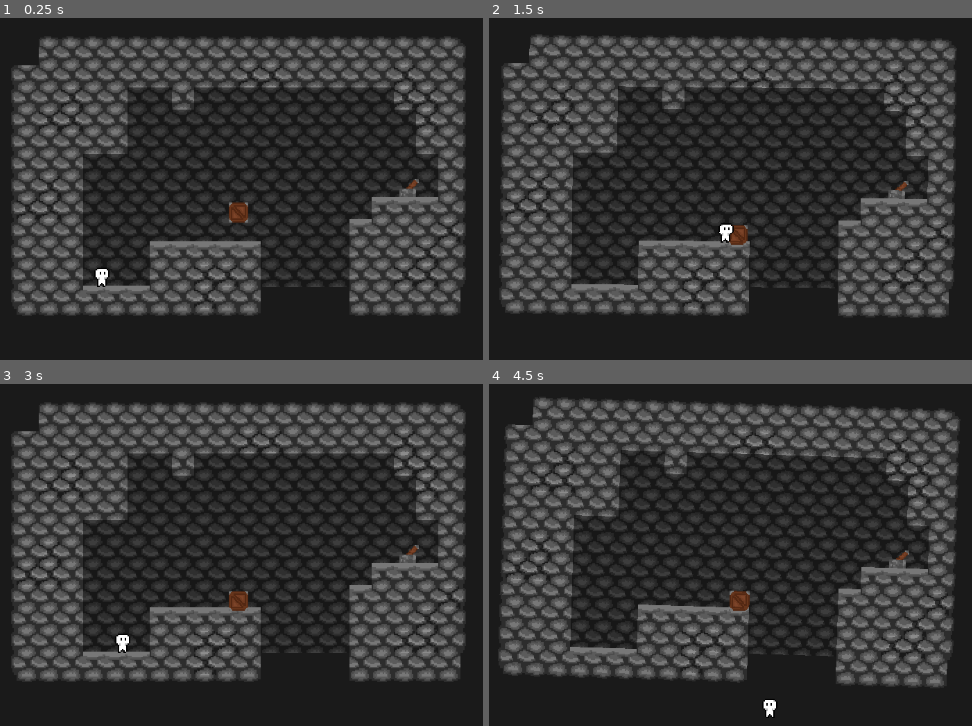
Above: before the commit, frames 1-4 (two rows, left to right).
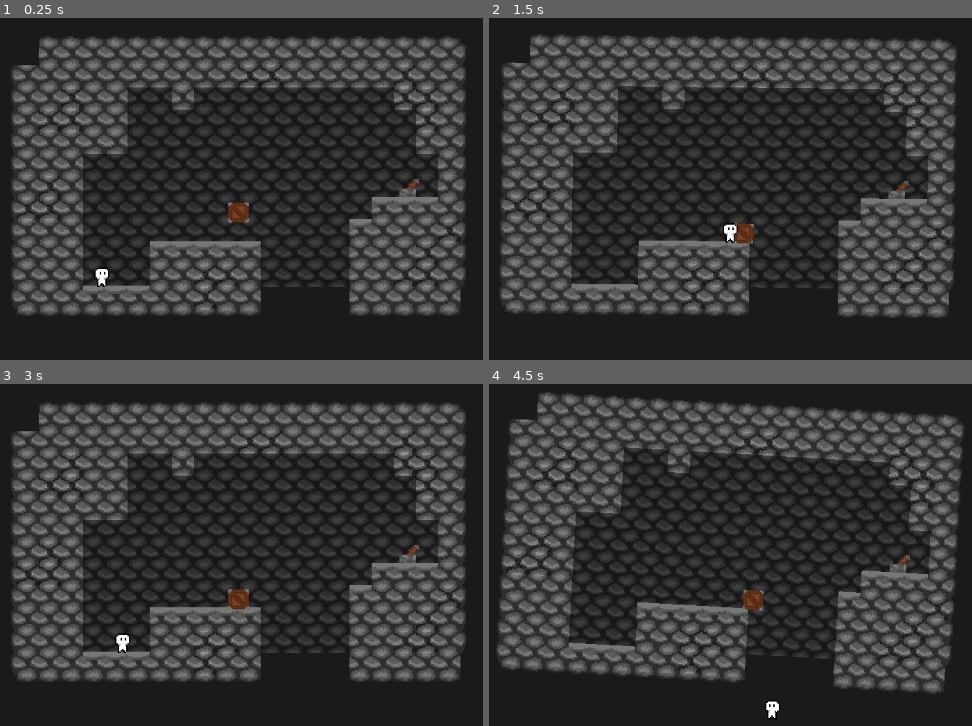
Above: after the commit, the same moments.

Repository: SamaraHacker/GamJam4-2025
Game: Godot game, scene res://Scenes/level_1.tscn
Same seed, same stepped clock (60 frames per second), same inputs: the game is played once before the commit and once after it.
Inputs:
- Up to frame 1 (0.25 s): no input
- Up to frame 2 (1.5 s): tap Enter (ui_accept) at 0.5, 0.77 s; hold Right (ui_right) from 0.53 s (still down)
- Up to frame 3 (3 s): tap Enter (ui_accept) at 1.52 s; release Right (ui_right) at 2.03 s; hold Left (ui_left) 2.03-2.78 s; hold Right (ui_right) from 2.78 s (still down)
- Up to frame 4 (4.5 s): tap Enter (ui_accept) at 3.02, 3.77 s; release Right (ui_right) at 4.28 s; hold Left (ui_left) from 4.28 s (still down)

The runs differ from the first frame. In frame 1, less than 0.1% of the frame differs, in the area x 47-52%, y 53-60%; in frame 2, 1.4%; in frame 3, 0.1%; in frame 4, 26%, in the area x 1-99%, y 2-98%.

Commit message:
More updates to player

Diff:
--- a/shiftingshafts/Scenes/box.tscn
+++ b/shiftingshafts/Scenes/box.tscn
@@ -5,8 +5,8 @@
 [sub_resource type="PhysicsMaterial" id="PhysicsMaterial_eh2rk"]
 rough = true
 
-[sub_resource type="RectangleShape2D" id="RectangleShape2D_mryy3"]
-size = Vector2(12, 12)
+[sub_resource type="RectangleShape2D" id="RectangleShape2D_hopay"]
+size = Vector2(14, 13.04)
 
 [node name="Box" type="RigidBody2D" groups=["boxes"]]
 mass = 2.0
@@ -16,9 +16,10 @@
 freeze_mode = 1
 
 [node name="Sprite2D" type="Sprite2D" parent="."]
-position = Vector2(0, 0.1)
-scale = Vector2(0.9, 0.8875)
+scale = Vector2(0.912, 0.9)
 texture = ExtResource("1_pjemy")
 
 [node name="CollisionShape2D" type="CollisionShape2D" parent="."]
-shape = SubResource("RectangleShape2D_mryy3")
+scale = Vector2(1, 1.06)
+shape = SubResource("RectangleShape2D_hopay")
+one_way_collision_margin = 0.0
--- a/shiftingshafts/Scripts/map.gd
+++ b/shiftingshafts/Scripts/map.gd
@@ -11,13 +11,17 @@
 
 #var timer = 0
 var started = false
+var savedPosition
 
 var i = 0
+var j = 0
 
 func _ready():
 	offset = box.position.x - position.x
 
 @onready var box: RigidBody2D = $Box
+@onready var player: CharacterBody2D = $Player
+
 # Called every frame. 'delta' is the elapsed time since the previous frame.
 func _physics_process(delta: float) -> void:
 	currAngle = rotation_degrees
@@ -26,19 +30,26 @@
 		dir = -1
 
 	boxLocation = (box.position.x + offset)*dir
-	print(boxLocation)
 	targetAngle = (boxLocation/5)+centerOfRotation
-	print("Target Angle", targetAngle)
-	print("Actual Angle", (rotation_degrees))
 
 	targetAngle = clamp(targetAngle, centerOfRotation -30, centerOfRotation + 30)
 
 	if rotation_degrees != targetAngle:
-		if abs(rotation_degrees - targetAngle) > 20:
-			box.set_gravity_scale(0)
-		else:
-			box.set_gravity_scale(0.5)
-		rotation = lerp_angle(rotation, deg_to_rad(targetAngle), 0.1)
+		if abs(rotation_degrees - targetAngle) > 120:
+			box.freeze = true
+			savedPosition = box.global_position
+			print("before", savedPosition)
+			started = true
+		elif (started):
+			#savedPosition = box.position
+			if abs(rotation_degrees - targetAngle) > 5:
+				box.freeze = false
+				print("AFter", box.global_position)
+				var center = position  # TileMap's local origin
+				started = false
+				box.position = (box.position - center).rotated(PI) + center
+		rotation = lerp_angle(rotation, deg_to_rad(targetAngle), 0.05)
+
 		#print(rotation_degrees)
 		#print(targetAngle)
 	#if rotation_degrees > maxRotation:
@@ -52,5 +63,5 @@
 
 	#box.rotation = rotation
 	#print("Bot rotation", box.rotation)
-	#box.global_rotation = rotation
-	box.global_rotation_degrees = global_rotation_degrees
+	box.global_rotation = global_rotation
+	#box.global_rotation_degrees = global_rotation_degrees
--- a/shiftingshafts/Sprites/player.gd
+++ b/shiftingshafts/Sprites/player.gd
@@ -1,7 +1,7 @@
 extends CharacterBody2D
 
 
-const PUSH_SPEED = 30
+const PUSH_SPEED = 60
 const SPEED = 125.0
 const MAX_VELOCITY = 50
 const JUMP_VELOCITY = -250.0
